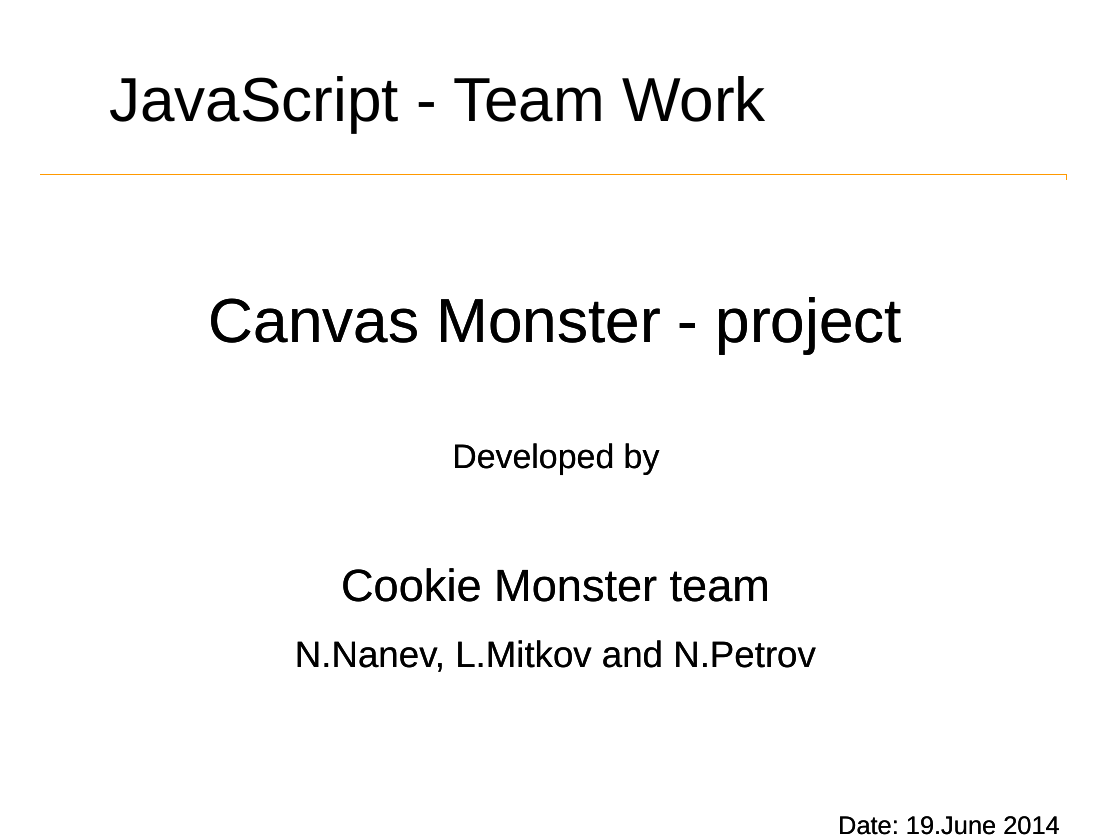
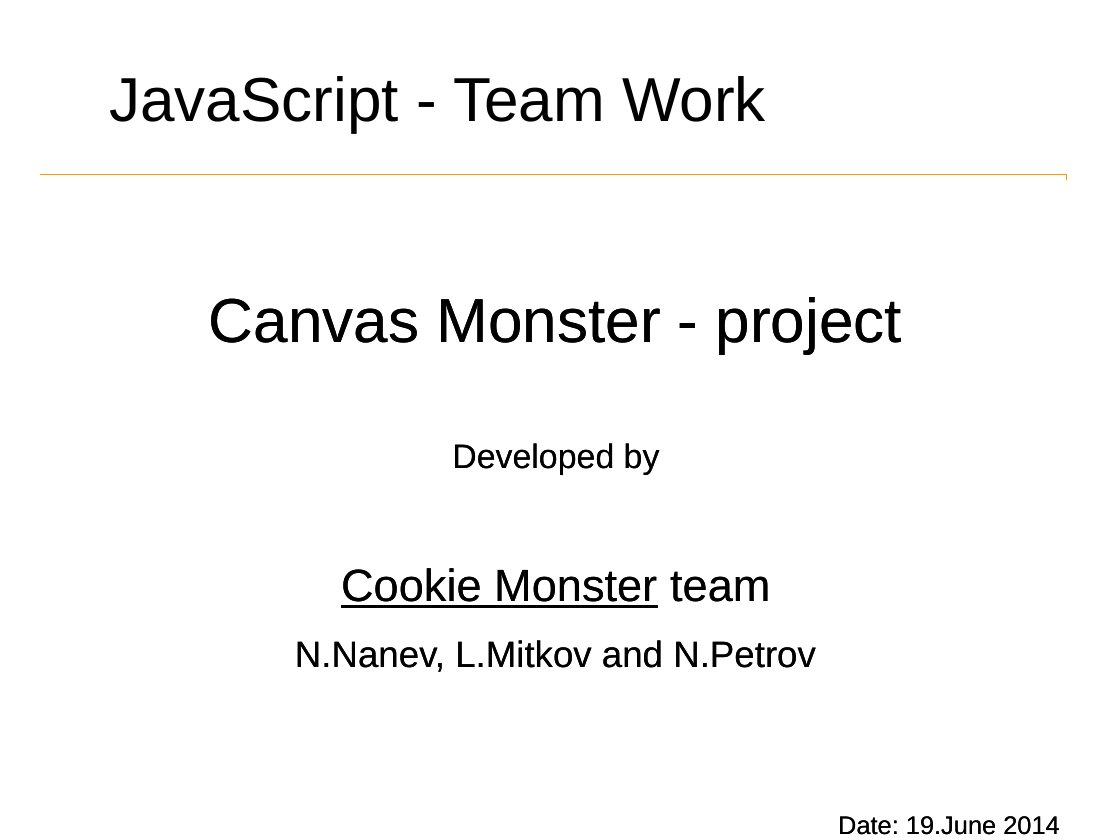
Before and after one commit to CookieMonsterTelerikTeam/Canvas-Monster, a slide deck: slide 1 of CanvasMonster/Documentation/Cookie Monster - project 2014.odp. Drawn at 1120x840 pixels with LibreOffice and Linux fonts; fonts in the diff are those of the drawing; background and template pictures are left out. Boxes give left, top, right and bottom in pixels: in the first picture for what was removed or moved away, otherwise in the second. Text is boxed around its words. In the diff, an @@ line names an element or a change of style, - is before the commit and + after.

```diff
--- a/CanvasMonster/Documentation/Cookie Monster - project 2014.odp
+++ b/CanvasMonster/Documentation/Cookie Monster - project 2014.odp
@@ text at <box>341,568,770,608</box>: underline on in "Cookie Monster" @@
```
Also in this commit, not shown: 4 other slides changed, 1 other file.
